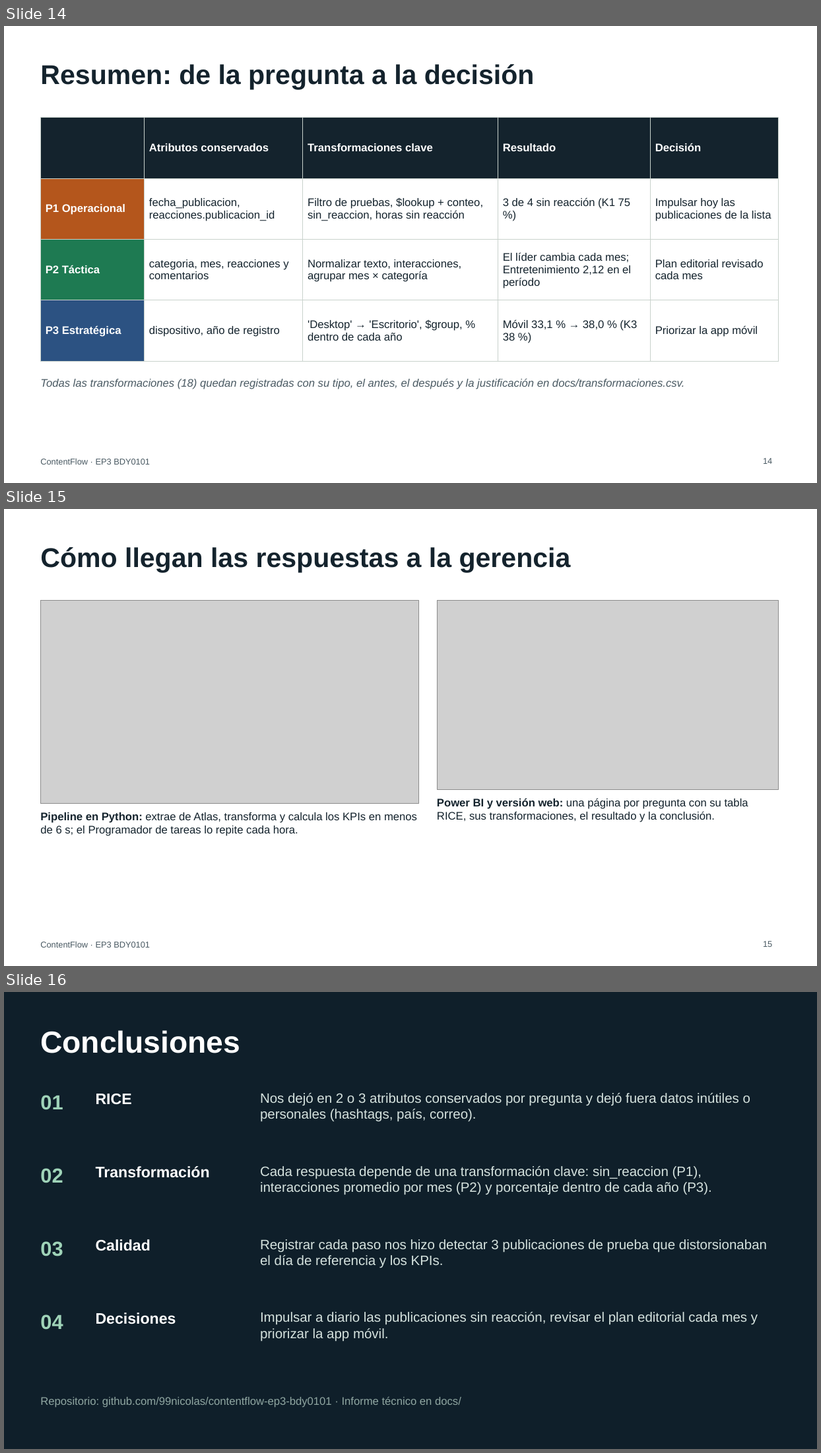
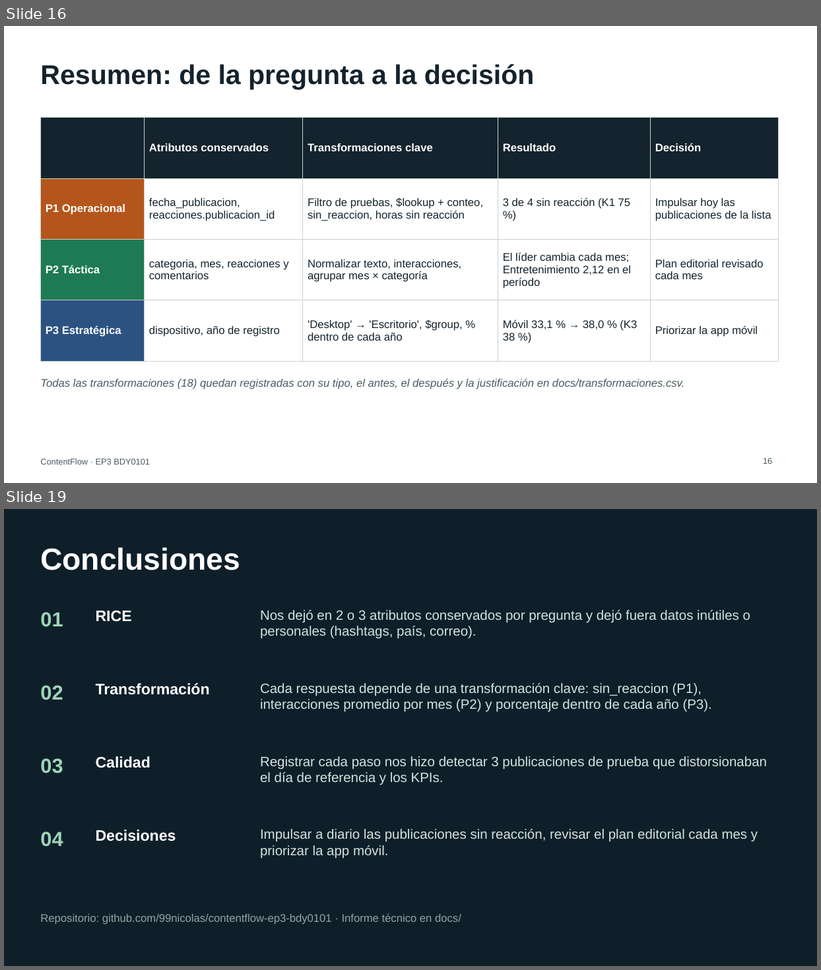
Before and after one commit to 99nicolas/contentflow-ep3-bdy0101, a slide deck: docs/ContentFlow_EP3_Presentacion.pptx. Shown one above the other, each under a label of ours: slides 14, 15 and 16 before the commit, slides 16 and 19 after it; the slides between them are not shown. The pictures are 821x1453 and 821x970 pixels, drawn with LibreOffice and Linux fonts; fonts in the diff are those of the drawing; grey boxes stand for pictures. Boxes give left, top, right and bottom in pixels: in the first picture for what was removed or moved away, otherwise in the second. Text is boxed around its words. In the diff, an @@ line names an element or a change of style, - is before the commit and + after.

```diff
--- a/docs/ContentFlow_EP3_Presentacion.pptx
+++ b/docs/ContentFlow_EP3_Presentacion.pptx
@@ slide 15 removed at (x1=4, y1=509, x2=817, y2=966), background #FFFFFF; not listed: 1 template element that a slide beside it also shows @@
@@ title removed at (x1=40, y1=547, x2=571, y2=572) @@
-Cómo llegan las respuestas a la gerencia
@@ picture removed at (x1=40, y1=601, x2=418, y2=803) @@
@@ picture removed at (x1=437, y1=601, x2=779, y2=789) @@
@@ text removed at (x1=437, y1=798, x2=748, y2=823) @@
-Power BI y versión web: una página por pregunta con su tabla RICE, sus transformaciones, el resultado y la conclusión.
@@ text removed at (x1=40, y1=813, x2=417, y2=836) @@
-Pipeline en Python: extrae de Atlas, transforma y calcula los KPIs en menos de 6 s; el Programador de tareas lo repite cada hora.
@@ page number removed at (x1=763, y1=941, x2=772, y2=947) @@
-15
@@ what was slide 14 is now slide 16 @@
@@ page number at (x1=763, y1=458, x2=772, y2=464): text changed @@
-14
+16
@@ what was slide 16 is now slide 19 @@
```
Also in this commit, not shown: 5 slides changed, 4 slides added, 1 other file.
